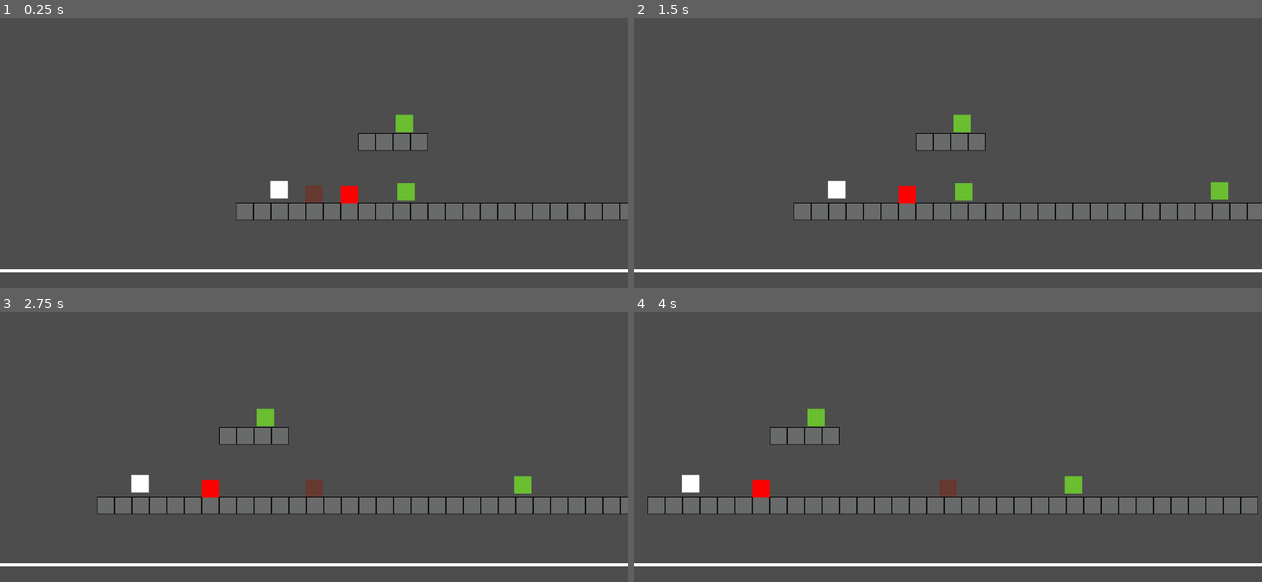
Above: before the commit, frames 1-4 (two rows, left to right).
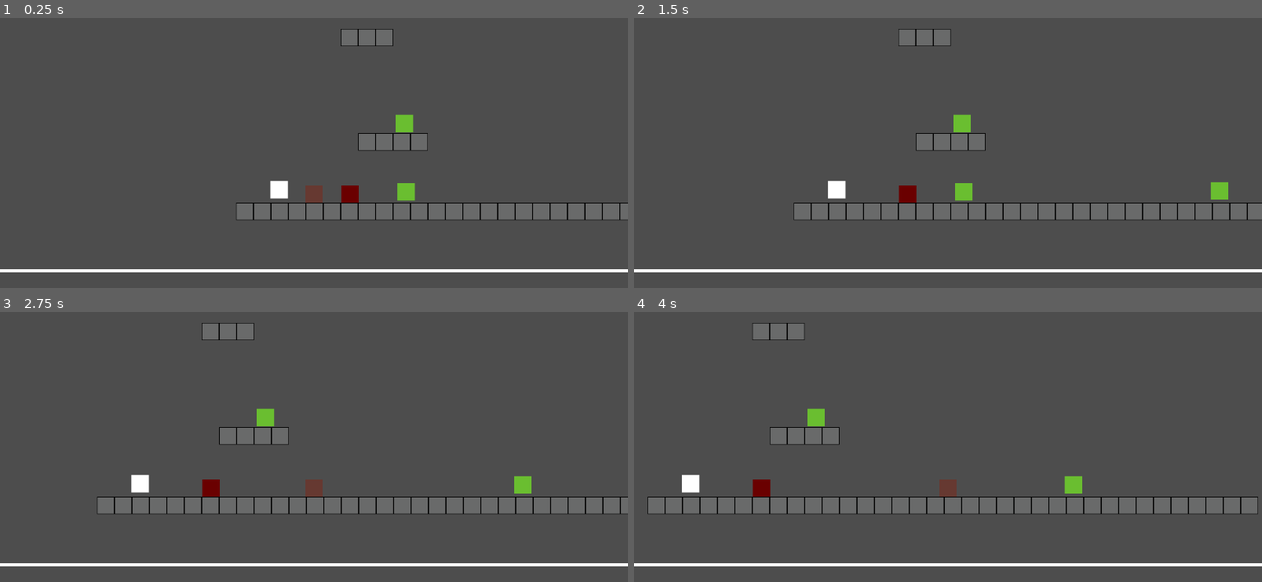
Above: after the commit, the same moments.

Repository: jevonsp/MetroidVania-Component-Test
Game: Godot game, scene res://test/test_world.tscn
Same seed, same stepped clock (60 frames per second), same inputs: the game is played once before the commit and once after it.
Inputs:
- Up to frame 1 (0.25 s): no input
- Up to frame 2 (1.5 s): tap Enter at 0.5 s; hold D (right) from 0.53 s (still down); tap Space (jump) at 0.6, 0.77, 1.07 s; tap Shift (dash) at 1.35 s
- Up to frame 3 (2.75 s): tap Space (jump) at 1.52, 1.55, 1.82, 2.1 s; release D (right) at 2.03 s; hold A (left) from 2.03 s (still down)
- Up to frame 4 (4 s): release A (left) at 2.78 s; hold D (right) from 2.78 s (still down); tap Shift (dash) at 2.85 s; tap Space (jump) at 3.02, 3.05, 3.32, 3.6, 3.77 s

The runs differ from the first frame. In frame 1, 0.7% of the frame differs, in the area x 54-63%, y 4-69%; in frame 2, 0.7%; in frame 3, 0.7%, in the area x 32-41%, y 4-69%; in frame 4, 0.7%.

Commit message:
work on ground pound

Diff:
--- a/hitbox.gd
+++ b/hitbox.gd
@@ -1,12 +1,20 @@
 class_name Hitbox extends Area2D
 
+@export_subgroup("Shape Settings")
+@export var shape_resource: Shape2D
+@export_subgroup("Hitbox Settings")
 @export var damage: int = 1
 @export var team: int = 0
 
 func _ready() -> void:
 	if team == 0:
 		collision_layer = 1
-		collision_mask = 2
 	elif team == 1:
 		collision_layer = 2
-		collision_mask = 1
+	call_deferred("set_shape")
+
+func set_shape() -> void:
+	if shape_resource:
+		var coll_shape := CollisionShape2D.new()
+		coll_shape.shape = shape_resource
+		add_child(coll_shape)
--- a/player/ground_pound/ground_pound_comp.gd
+++ b/player/ground_pound/ground_pound_comp.gd
@@ -5,32 +5,46 @@
 
 @export var ability_name: String = "ground_pound"
 @export_subgroup("Settings")
+@export var vert_speed: float = 600.0
+@export var horiz_decel_speed: float = 400.0
 
 var player: Player
 var input_comp: InputComponent
 
 var is_jumping: bool = false
+var is_ground_pounding: bool = false
 
 @onready var hitbox: Hitbox = $Hitbox
 
 func _ready() -> void:
-	hitbox.monitoring = false
 	player = get_parent()
 	input_comp = player.input_comp
+	print("GroundPound ready: hitbox =", hitbox.name,
+		" team =", hitbox.team,
+		" layer =", hitbox.collision_layer,
+		" mask =", hitbox.collision_mask)
+	if not ground_pound_ended.is_connected(Callable(get_parent(), "_on_ground_pound_ended")):
+		ground_pound_ended.connect(Callable(get_parent(), "_on_ground_pound_ended"))
 
 func tick(body: CharacterBody2D, _delta: float) -> void:
 	update_jumping_state(body)
 
 	if (is_jumping) and (input_comp.down_pressed):
+		is_ground_pounding = true
 		ground_pound_started.emit()
+		hitbox.global_position = body.global_position + Vector2(0, 16)
 		hitbox.monitoring = true
-		var decel_speed := 400.0
+		var decel_speed := horiz_decel_speed
 		body.velocity.x = move_toward(body.velocity.x, 0.0, decel_speed)
-		body.velocity.y = 600
+		body.velocity.y = vert_speed
+
+	if is_ground_pounding and player.is_on_floor():
+		is_ground_pounding = false
+		ground_pound_ended.emit()
 
 func update_jumping_state(body: CharacterBody2D):
 	if body.is_on_floor():
-		ground_pound_ended.emit()
+		hitbox.monitoring = false
 		is_jumping = false
 	else:
 		is_jumping = true
--- /dev/null
+++ b/player/ground_pound/ground_pound_comp.tres
@@ -0,0 +1,4 @@
+[gd_resource type="RectangleShape2D" format=3 uid="uid://ha4kw200on24"]
+
+[resource]
+size = Vector2(39, 29.5)
--- a/player/ground_pound/ground_pound_comp.tscn
+++ b/player/ground_pound/ground_pound_comp.tscn
@@ -2,16 +2,11 @@
 
 [ext_resource type="Script" uid="uid://cl5budgqyiffg" path="res://player/ground_pound/ground_pound_comp.gd" id="1_vde4k"]
 [ext_resource type="PackedScene" uid="uid://bjsmoktt04a7f" path="res://universal components/hitbox/hitbox.tscn" id="2_5e2qe"]
-
-[sub_resource type="RectangleShape2D" id="RectangleShape2D_lyndu"]
-size = Vector2(39, 29.5)
+[ext_resource type="Shape2D" uid="uid://ha4kw200on24" path="res://player/ground_pound/ground_pound_comp.tres" id="2_lyndu"]
 
 [node name="GroundPoundComp" type="Node"]
 script = ExtResource("1_vde4k")
 
 [node name="Hitbox" parent="." instance=ExtResource("2_5e2qe")]
-
-[node name="CollisionShape2D" type="CollisionShape2D" parent="Hitbox"]
-position = Vector2(0, 2.75)
-shape = SubResource("RectangleShape2D_lyndu")
-debug_color = Color(1, 0, 0, 0.4392157)
+collision_layer = 1
+shape_resource = ExtResource("2_lyndu")
--- a/player/player.gd
+++ b/player/player.gd
@@ -4,6 +4,7 @@
 @export var camera: Camera2D
 @export var gravity_comp: GravityComponent
 @export var input_comp: InputComponent
+@export var health_comp: HealthComponent
 
 const invincibility_duration: float = 1.0
 
@@ -112,3 +113,6 @@
 				restore_ability(ability_name)
 			print("Player loaded with abilities: ", my_data.abilities)
 			break
+
+func _on_ground_pound_ended() -> void:
+	hurtbox._start_invincibility(1.0)
--- a/player/player.tscn
+++ b/player/player.tscn
@@ -18,11 +18,12 @@
 [sub_resource type="RectangleShape2D" id="RectangleShape2D_boad6"]
 size = Vector2(30, 30)
 
-[node name="Player" type="CharacterBody2D" node_paths=PackedStringArray("camera", "gravity_comp", "input_comp") groups=["can_save"]]
+[node name="Player" type="CharacterBody2D" node_paths=PackedStringArray("camera", "gravity_comp", "input_comp", "health_comp") groups=["can_save"]]
 script = ExtResource("1_4flbx")
 camera = NodePath("Camera2D")
 gravity_comp = NodePath("GravityComp")
 input_comp = NodePath("InputComp")
+health_comp = NodePath("HealthComp")
 
 [node name="Sprite2D" type="Sprite2D" parent="."]
 material = ExtResource("2_g6k8r")
@@ -50,7 +51,6 @@
 [node name="Hurtbox" parent="." instance=ExtResource("6_g6k8r")]
 collision_layer = 0
 collision_mask = 2
-whiten_material = ExtResource("2_g6k8r")
 
 [node name="CollisionShape2D" type="CollisionShape2D" parent="Hurtbox"]
 shape = SubResource("RectangleShape2D_boad6")
--- /dev/null
+++ b/test/enemy.gd
@@ -0,0 +1,5 @@
+extends Node2D
+
+func _die():
+	print("enemy die here")
+	queue_free()
--- a/test/enemy.tscn
+++ b/test/enemy.tscn
@@ -1,18 +1,52 @@
-[gd_scene load_steps=3 format=3 uid="uid://chrje10ow2dlu"]
+[gd_scene load_steps=10 format=3 uid="uid://chrje10ow2dlu"]
 
 [ext_resource type="PackedScene" uid="uid://bjsmoktt04a7f" path="res://universal components/hitbox/hitbox.tscn" id="1_ehw6f"]
+[ext_resource type="Script" uid="uid://dpwua1cdcuhv4" path="res://test/enemy.gd" id="1_isajv"]
+[ext_resource type="Texture2D" uid="uid://b8vgbft3llvul" path="res://assets/tileset.png" id="2_nni1n"]
+[ext_resource type="Script" uid="uid://dg67blgnii0qn" path="res://universal components/hurtbox/hurtbox.gd" id="2_qfxce"]
+[ext_resource type="Script" uid="uid://bqk32px7ijdbi" path="res://universal components/health_comp/health_comp.gd" id="3_q7hjb"]
+[ext_resource type="PackedScene" uid="uid://0lwxb477egt3" path="res://universal components/blinker/blinker.tscn" id="4_r38dw"]
+[ext_resource type="Material" uid="uid://oe5irbkome23" path="res://player/whiten_material.tres" id="4_ydury"]
 
 [sub_resource type="RectangleShape2D" id="RectangleShape2D_qfxce"]
 size = Vector2(32, 32)
 
+[sub_resource type="RectangleShape2D" id="RectangleShape2D_q7hjb"]
+size = Vector2(32, 32)
+
 [node name="Enemy" type="Node2D"]
+script = ExtResource("1_isajv")
 
-[node name="Polygon2D" type="Polygon2D" parent="."]
-color = Color(1, 0, 0, 1)
-polygon = PackedVector2Array(-16, -16, 16, -16, 16, 16, -16, 16)
+[node name="Sprite2D" type="Sprite2D" parent="."]
+modulate = Color(1, 0, 0, 1)
+texture = ExtResource("2_nni1n")
+hframes = 2
+vframes = 2
+frame = 2
 
 [node name="Hitbox" parent="." instance=ExtResource("1_ehw6f")]
 team = 1
 
 [node name="CollisionShape2D" type="CollisionShape2D" parent="Hitbox"]
+visible = false
 shape = SubResource("RectangleShape2D_qfxce")
+debug_color = Color(0.996059, 0, 0.20241034, 0.41960785)
+
+[node name="Hurtbox" type="Area2D" parent="."]
+collision_layer = 0
+script = ExtResource("2_qfxce")
+team = 1
+whiten_material = ExtResource("4_ydury")
+metadata/_custom_type_script = "uid://dg67blgnii0qn"
+
+[node name="CollisionShape2D" type="CollisionShape2D" parent="Hurtbox"]
+visible = false
+shape = SubResource("RectangleShape2D_q7hjb")
+debug_color = Color(0.35848635, 0.6181664, 0, 0.41960785)
+
+[node name="HealthComponent" type="Node" parent="."]
+script = ExtResource("3_q7hjb")
+max_hitpoints = 1
+metadata/_custom_type_script = "uid://bqk32px7ijdbi"
+
+[node name="Blinker" parent="." instance=ExtResource("4_r38dw")]
--- a/test/test_world.tscn
+++ b/test/test_world.tscn
@@ -27,7 +27,7 @@
 position = Vector2(143, 584)
 
 [node name="TileMapLayer" parent="." instance=ExtResource("2_kgdm3")]
-tile_map_data = PackedByteArray("AAAAABMAAAABAAEAAAABABMAAAA …(560 unchanged characters)… BAAEAAAAJAA8AAAABAAEAAAAKAA8AAAABAAEAAAA=")
+tile_map_data = PackedByteArray("AAAAABMAAAABAAEAAAABABMAAAA …(560 unchanged characters)… BAAEAAAAJAA8AAAABAAEAAAAKAA8AAAABAAEAAAAGAAkAAAABAAEAAAAHAAkAAAABAAEAAAAIAAkAAAABAAEAAAA=")
 
 [node name="Pickups" type="Node2D" parent="."]
 
@@ -72,4 +72,4 @@
 unique_name_in_owner = true
 
 [node name="Enemy" parent="." instance=ExtResource("12_myfg3")]
-position = Vector2(208, 593)
+position = Vector2(209, 592)
--- a/universal components/health_comp/health_comp.gd
+++ b/universal components/health_comp/health_comp.gd
@@ -19,12 +19,12 @@
 func _on_hurtbox_area_entered(area: Area2D) -> void:
 	if area is Hitbox and not hurtbox.is_invincible:
 		var hitbox := area as Hitbox
-		Debug.debug_print("hurtbox hit by: " + hitbox.name)
+		print("Hurtbox entered by:", area.name, "global_pos:", area.global_position, "team:", area.team)
 		blinker._start_blinker(get_parent(), invincibility_duration)
 		hurtbox._start_invincibility(invincibility_duration)
 		hurtbox._flash_white()
 		hitpoints -= hitbox.damage
-
+		print(hitpoints)
 		if hitpoints <= 0 and get_parent().has_method("_die"):
 			get_parent()._die()
 			reset_hitpoints()
--- a/universal components/hitbox/hitbox.tscn
+++ b/universal components/hitbox/hitbox.tscn
@@ -3,4 +3,7 @@
 [ext_resource type="Script" uid="uid://bqmlmbfgjl6cb" path="res://hitbox.gd" id="1_wjr4w"]
 
 [node name="Hitbox" type="Area2D"]
+collision_layer = 0
+collision_mask = 0
+monitoring = false
 script = ExtResource("1_wjr4w")
--- a/universal components/hurtbox/hurtbox.gd
+++ b/universal components/hurtbox/hurtbox.gd
@@ -1,13 +1,28 @@
 class_name Hurtbox extends Area2D
 
 const whiten_duration = 0.15
+@export_subgroup("Hurtbox Settings")
+@export var team: int = 0
+@export_subgroup("Shader Settings")
 @export var whiten_material: ShaderMaterial
 
 var is_invincible: bool = false
 
+var _flash_timer
+
 @onready var collision_shape = $CollisionShape2D
 
+func _ready() -> void:
+	_flash_timer = Timer.new()
+	_flash_timer.one_shot = true
+	add_child(_flash_timer)
+	if team == 0:
+		collision_mask = 2
+	elif team == 1:
+		collision_mask = 1
+
 func _start_invincibility(invincibilty_duration: float) -> void:
+	print("invicible called")
 	is_invincible = true
 	collision_shape.set_deferred("disabled", true)
 	await get_tree().create_timer(invincibilty_duration).timeout
@@ -15,6 +30,14 @@
 	is_invincible = false
 
 func _flash_white() -> void:
+	# Cancel any previous flash
+	if _flash_timer.is_stopped() == false:
+		_flash_timer.stop()
+		whiten_material.set_shader_parameter("whiten", false)
+	# Turn on whiten
 	whiten_material.set_shader_parameter("whiten", true)
-	await get_tree().create_timer(whiten_duration).timeout
+	# Start timer
+	_flash_timer.start(whiten_duration)
+	# Wait for timer to finish safely
+	await _flash_timer.timeout
 	whiten_material.set_shader_parameter("whiten", false)
--- a/universal components/hurtbox/hurtbox.tscn
+++ b/universal components/hurtbox/hurtbox.tscn
@@ -1,6 +1,8 @@
-[gd_scene load_steps=2 format=3 uid="uid://cauouyf7iwoc"]
+[gd_scene load_steps=3 format=3 uid="uid://cauouyf7iwoc"]
 
 [ext_resource type="Script" uid="uid://dg67blgnii0qn" path="res://universal components/hurtbox/hurtbox.gd" id="1_5v47d"]
+[ext_resource type="Material" uid="uid://oe5irbkome23" path="res://player/whiten_material.tres" id="2_44le1"]
 
 [node name="Hurtbox" type="Area2D"]
 script = ExtResource("1_5v47d")
+whiten_material = ExtResource("2_44le1")
Not shown, added: test/enemy.gd.uid
